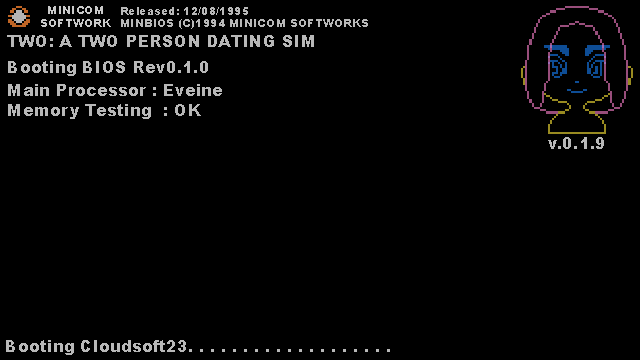
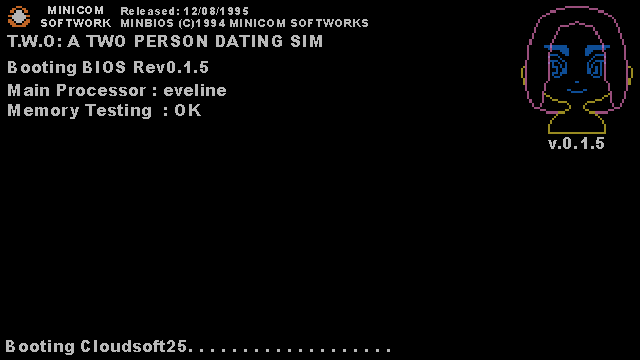
Comparing the layer stacks of the two w=640, h=360 images. Changes:
renamed "Booting Cloudsoft23. . . . . . . . . . . . . . . . . . ." to "Booting Cloudsoft25. . . . . . . . . . . . . . . . . . .", painted on it over [178, 340, 186, 347]
renamed "Main Processor : Eveine Memory Testing : OK" to "Main Processor : eveline Memory Testing : OK", painted on it over [164, 84, 226, 96]
renamed "TWO: A TWO PERSON DATING SIM" to "T.W.O: A TWO PERSON DATING SIM", painted on it over [18, 35, 322, 47]
renamed "Booting BIOS Rev0.1.0" to "Booting BIOS Rev0.1.5", painted on it over [200, 61, 208, 69]
renamed "v.0.1.9" to "v.0.1.5", painted on it over [596, 137, 604, 149]
